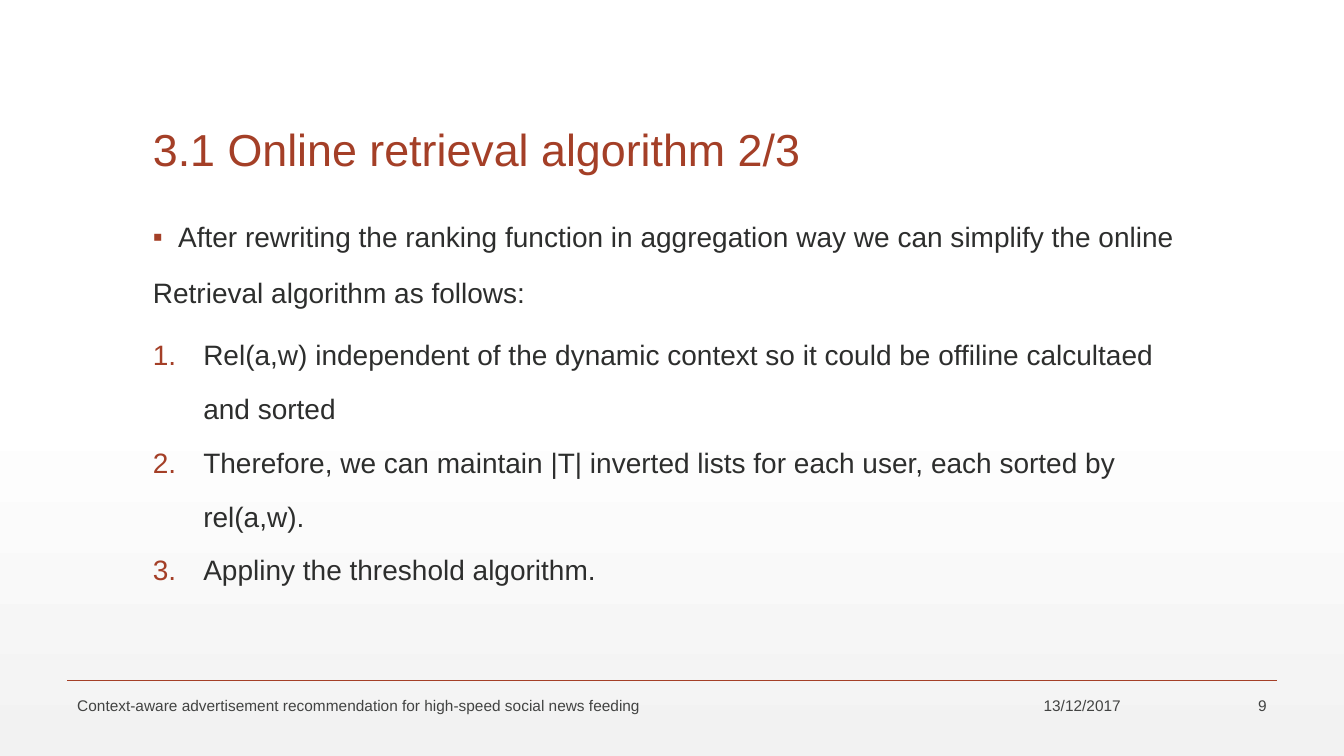
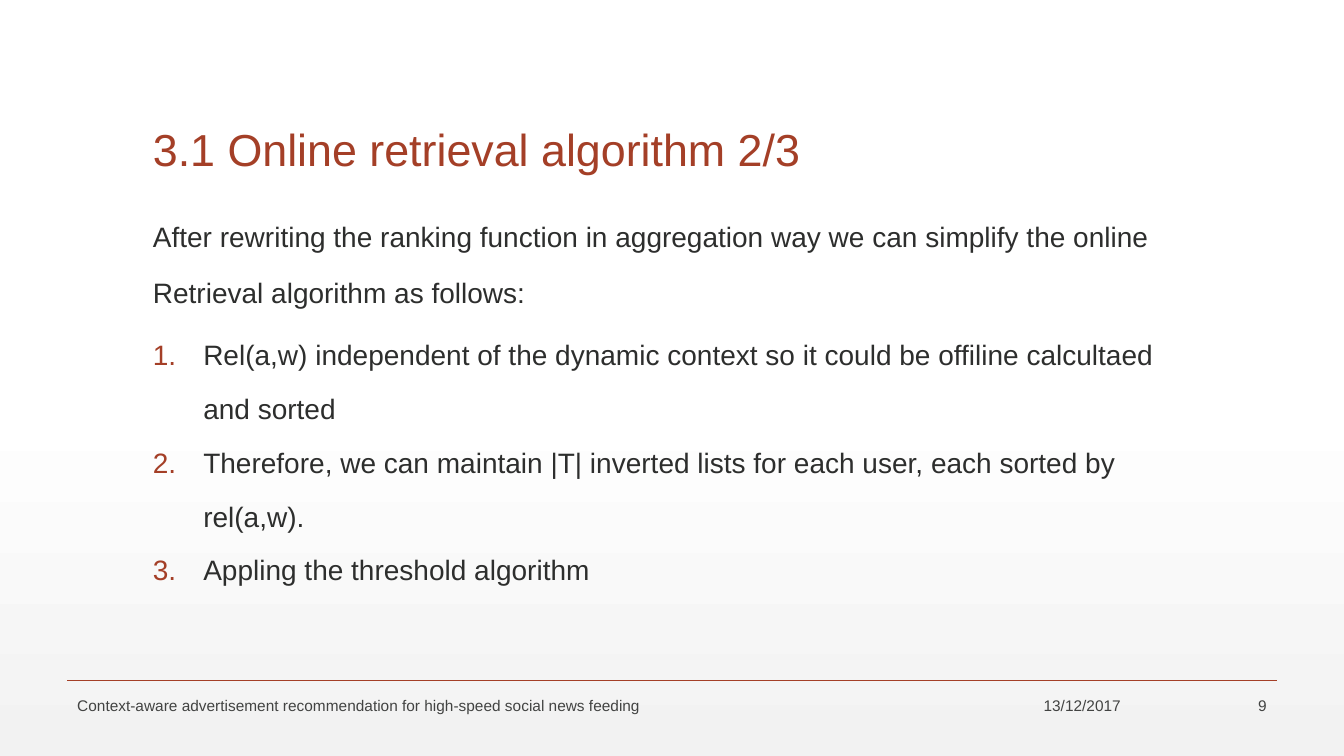
Before and after one commit to maltahan/Seminar, a slide deck: slide 9 of SeminarPresentation.pptx. Drawn at 1344x756 pixels with LibreOffice and Linux fonts; fonts in the diff are those of the drawing. Boxes give left, top, right and bottom in pixels: in the first picture for what was removed or moved away, otherwise in the second. Text is boxed around its words. In the diff, an @@ line names an element or a change of style, - is before the commit and + after.

```diff
--- a/SeminarPresentation.pptx
+++ b/SeminarPresentation.pptx
@@ text at box(153, 226, 1148, 252): bullet ▪ to none @@
@@ text at box(203, 559, 589, 585): text changed @@
-3. Appliny the threshold algorithm.
+3. Appling the threshold algorithm
```
Also in this commit, not shown: 5 other slides changed.
